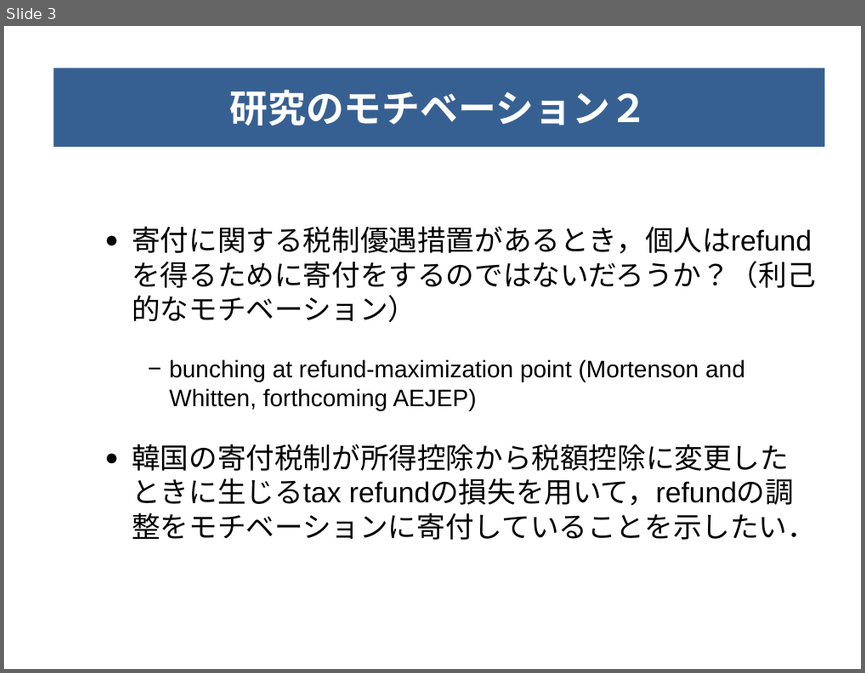
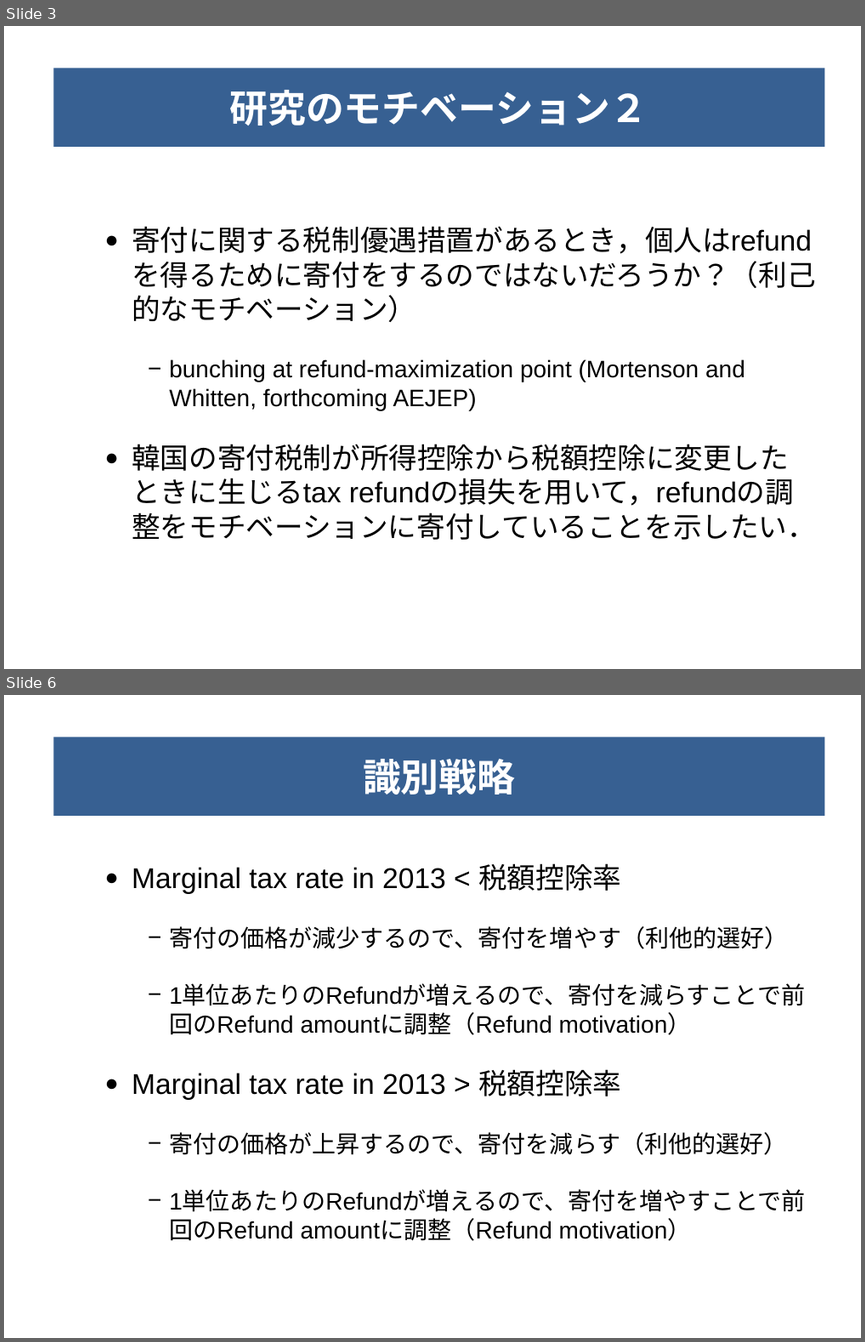
Before and after one commit to KatoPachi/NASTAB, a slide deck: report/200710Meeting.pptx. Shown one above the other, each under a label of ours: slide 3 before the commit, slides 3 and 6 after it; the slides between them are not shown. The pictures are 865x673 and 865x1342 pixels, drawn with LibreOffice and Linux fonts; fonts in the diff are those of the drawing. Boxes give left, top, right and bottom in pixels: in the first picture for what was removed or moved away, otherwise in the second. Text is boxed around its words. In the diff, an @@ line names an element or a change of style, - is before the commit and + after.

```diff
--- a/report/200710Meeting.pptx
+++ b/report/200710Meeting.pptx
@@ slide 6 added at box(4, 695, 861, 1338), background #FFFFFF @@
@@ title added at box(53, 737, 825, 816), fill #376092, 32 pt, text #FFFFFF, bold @@
+識別戦略
@@ text added at box(132, 863, 805, 1241), 20 pt, text #000000 @@
+  ● Marginal tax rate in 2013 < 税額控除率
+    − 寄付の価格が減少するので、寄付を増やす（利他的選好）
+    − 1単位あたりのRefundが増えるので、寄付を減らすことで前回のRefund amountに調整（Refund motivation）
+  ● Marginal tax rate in 2013 > 税額控除率
+    − 寄付の価格が上昇するので、寄付を減らす（利他的選好）
+    − 1単位あたりのRefundが増えるので、寄付を増やすことで前回のRefund amountに調整（Refund motivation）
```
Also in this commit, not shown: 8 other slides added, 2 other files.
